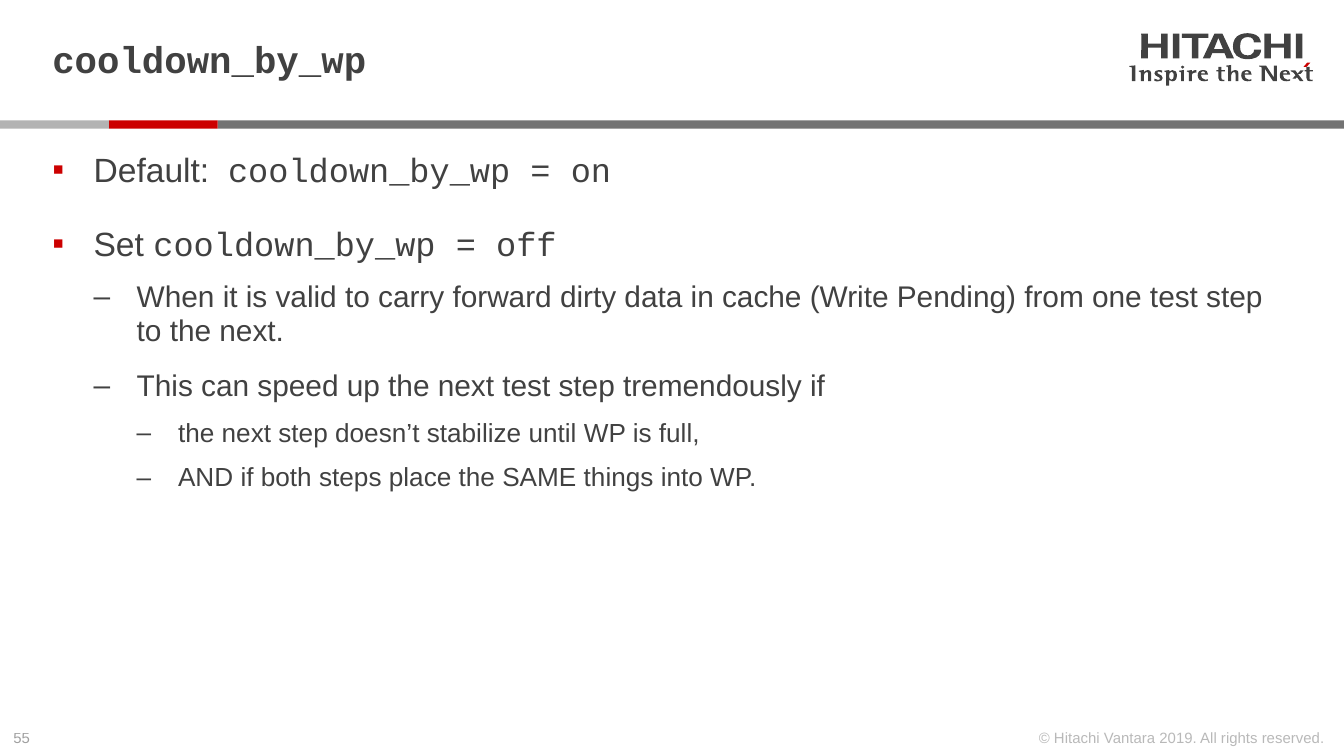
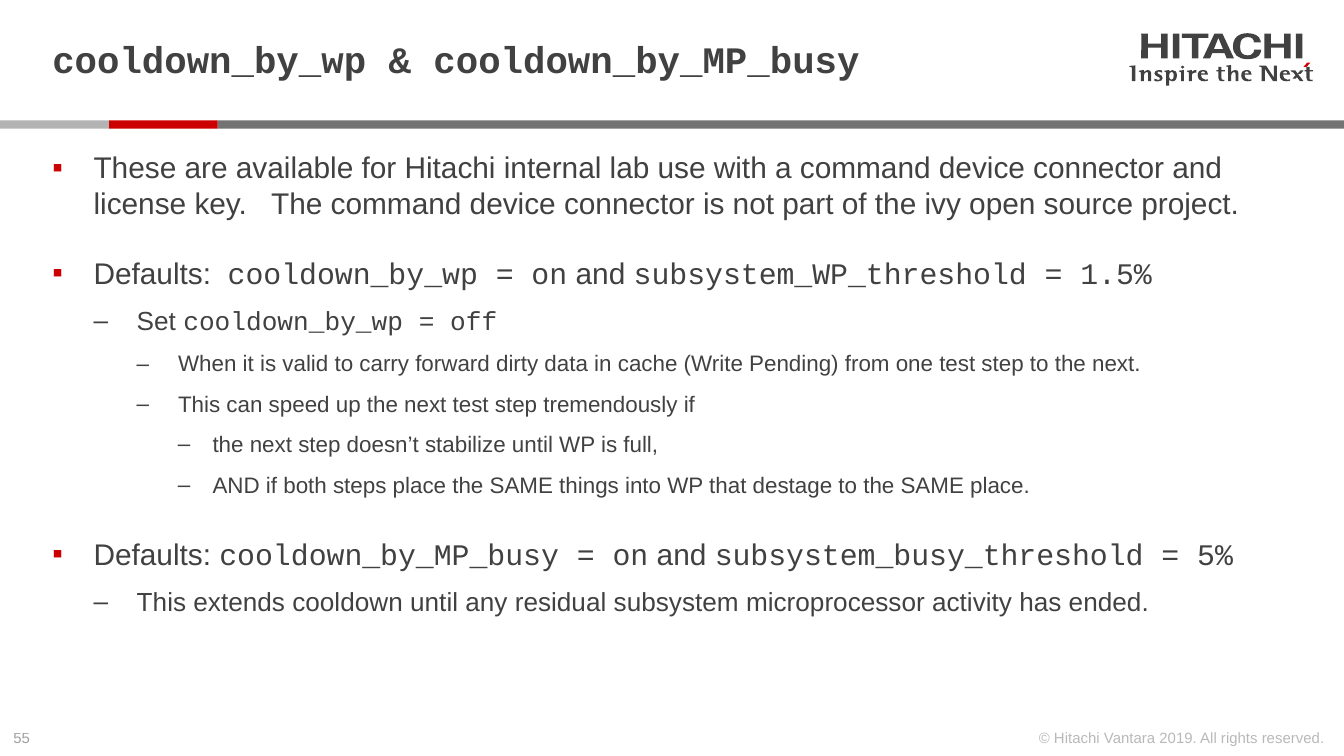
Before and after one commit to Hitachi-Data-Systems/ivy, a slide deck: slide 55 of doc/Programming the ivy engine.pptx. Drawn at 1344x756 pixels with LibreOffice and Linux fonts; fonts in the diff are those of the drawing. Boxes give left, top, right and bottom in pixels: in the first picture for what was removed or moved away, otherwise in the second. Text is boxed around its words. In the diff, an @@ line names an element or a change of style, - is before the commit and + after.

Commit message:
added cooldown_by_MP_busy, subsystem_busy_threshold, and subsystem_WP_threshold

```diff
--- a/doc/Programming the ivy engine.pptx
+++ b/doc/Programming the ivy engine.pptx
@@ title at (x1=52, y1=46, x2=859, y2=81): text changed @@
-cooldown_by_wp
+cooldown_by_wp & cooldown_by_MP_busy
@@ text at (x1=94, y1=156, x2=1239, y2=290): text changed; size 18 to 16 pt; font Courier New to Arial @@
-▪ Default: cooldown_by_wp = on
+▪ These are available for Hitachi internal lab use with a command device connector and license key. The command device connector is not part of the ivy open source project.
+▪ Defaults: cooldown_by_wp = on and subsystem_WP_threshold = 1.5%
@@ text at (x1=137, y1=311, x2=1140, y2=457): size 18 to 14 pt in "Set cooldown_by_wp = off"; size 16 to 12 pt in "When it is valid to carry forward ...", "This can speed up the next test ..."; size 14 to 12 pt in "the next step doesn’t stabilize until WP ..."; bullet ▪ to ‒; list level 1 to 2 in "Set cooldown_by_wp = off"; line spacing 1 to 0.95; list level 2 to 3 in "When it is valid to ..."; list level 2 to 3 in "This can speed up the ..."; list level 3 to 4 in "the next step doesn’t stabilize ..." @@
@@ text at (x1=94, y1=476, x2=1233, y2=617): text changed @@
-    ‒ AND if both steps place the SAME things into WP.
+      ‒ AND if both steps place the SAME things into WP that destage to the SAME place.
+▪ Defaults: cooldown_by_MP_busy = on and subsystem_busy_threshold = 5%
+  ‒ This extends cooldown until any residual subsystem microprocessor activity has ended.
```
Also in this commit, not shown: 3 other slides changed, 9 other files.
